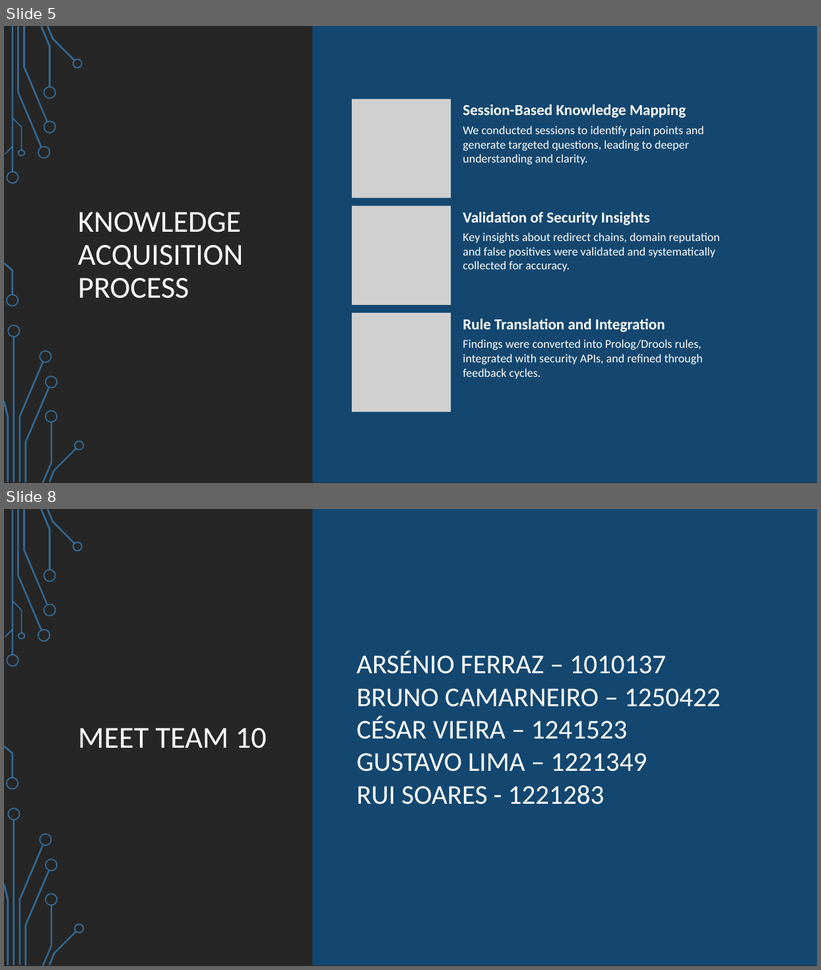
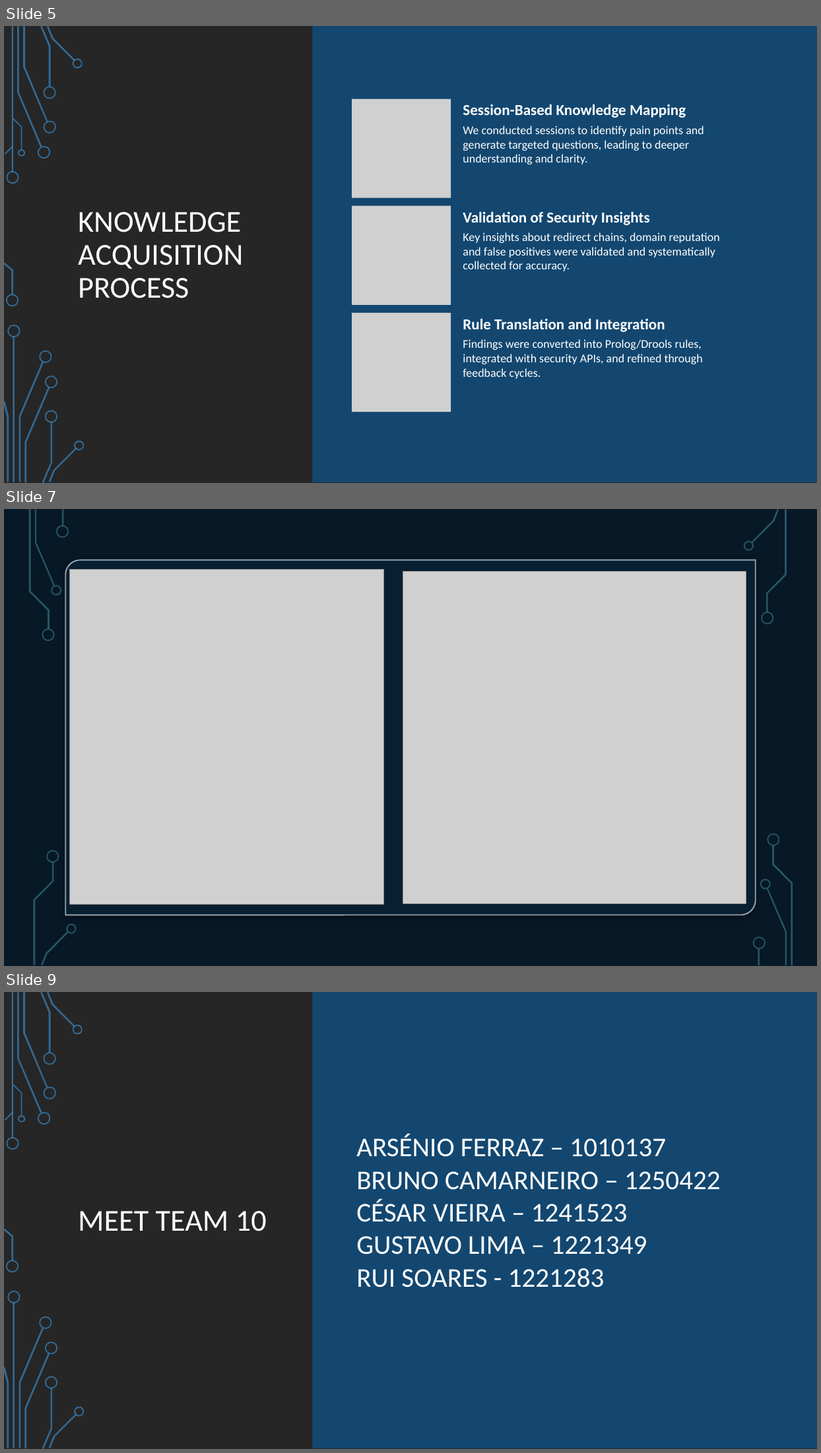
Before and after one commit to Phish-N-Chips25/docs, a slide deck: preliminary-report/isep_meia_2025_preliminary-report_pitch.pptx. Shown one above the other, each under a label of ours: slides 5 and 8 before the commit, slides 5, 7 and 9 after it; the slides between them are not shown. The pictures are 821x970 and 821x1453 pixels, drawn with LibreOffice and Linux fonts; fonts in the diff are those of the drawing; grey boxes stand for pictures; background and template pictures are left out. Boxes give left, top, right and bottom in pixels: in the first picture for what was removed or moved away, otherwise in the second. Text is boxed around its words. In the diff, an @@ line names an element or a change of style, - is before the commit and + after.

Commit message:
novo update

```diff
--- a/preliminary-report/isep_meia_2025_preliminary-report_pitch.pptx
+++ b/preliminary-report/isep_meia_2025_preliminary-report_pitch.pptx
@@ slide 7 added at (x1=4, y1=509, x2=817, y2=966), background picture (left out); not listed: 17 template elements that a slide beside it also shows @@
@@ rectangle added at (x1=4, y1=509, x2=817, y2=966), fill #000000 @@
@@ rectangle added at (x1=4, y1=509, x2=817, y2=966), fill #092338 at 70% opacity @@
@@ group added at (x1=29, y1=509, x2=69, y2=642): 5 freeform shapes, 1 rectangle @@
@@ group added at (x1=743, y1=509, x2=787, y2=625): 4 freeform shapes @@
@@ round diag rect added at (x1=65, y1=560, x2=756, y2=916), fill #092338 at 80% opacity, outline #FFFFFF 1.5 pt @@
@@ picture added at (x1=70, y1=569, x2=384, y2=906) @@
@@ picture added at (x1=403, y1=571, x2=746, y2=904) @@
@@ group added at (x1=33, y1=851, x2=77, y2=966): 4 freeform shapes @@
@@ group added at (x1=753, y1=834, x2=793, y2=966): 5 freeform shapes, 1 rectangle @@
@@ group added at (x1=4, y1=509, x2=805, y2=966): 14 freeform shapes, 3 rectangles @@
@@ what was slide 8 is now slide 9 @@
```
